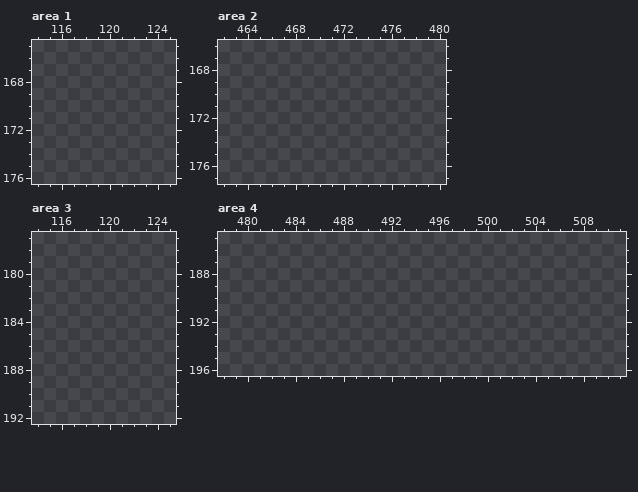
One commit to this pixel-art file: Assets/_Project/art/Sprites/newLowBunker/newLowBunkerElements1.aseprite. Above, as it was before the edit.
512x512 pixels, 1 frame. Pixels under 10% opacity are left out. Colours within 5 levels of each other are drawn and written as one. Shown: area 1: x 114..125, y 165..176; area 2: x 462..480, y 166..177; area 3: x 114..125, y 177..192; area 4: x 478..511, y 185..196. The commit also changed other parts of the picture, which this record leaves out.
New version:
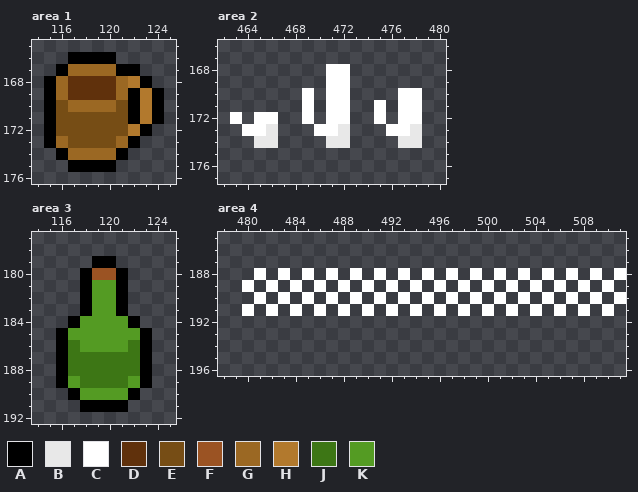
Palette (. is transparent): A #000000  B #e8e8e8  C #ffffff  D #60310c  E #764d15  F #9b5323  G #9b6823  H #b2792d  J #3d7615  K #549b23
The edit:
layer "Layer 11" added
layer "Layer 15" added
--- area 1, layer "Layer 11"
@@ x 114..125 @@
 165 ............
-166 ............
-167 ............
-168 ............
-169 ............
-170 ............
-171 ............
-172 ............
-173 ............
-174 ............
-175 ............
+166 ...AAAA.....
+167 ..AGGGGAA...
+168 .AGDDDDGHA..
+169 .AGDDDDGAHA.
+170 .AEGGGGEAHA.
+171 .AEEEEEEAHA.
+172 .AEEEEEEHA..
+173 .AGEEEEGA...
+174 ..AGGGGA....
+175 ...AAAA.....
 176 ............
--- area 2, layer "Layer 15"
@@ x 462..480 @@
 167 ...................
-168 ...................
-169 ...................
-170 ...................
-171 ...................
-172 ...................
-173 ...................
-174 ...................
+168 .........CC........
+169 .........CC........
+170 .......C.CC....CC..
+171 .......C.CC..C.CC..
+172 .C.CC..C.CC..C.CC..
+173 ..CCB...CCB...CCB..
+174 ...BB....BB....BB..
 175 ...................
--- area 3, layer "Layer 11"
@@ x 114..125 @@
 178 ............
-179 ............
-180 ............
-181 ............
-182 ............
-183 ............
-184 ............
-185 ............
-186 ............
-187 ............
-188 ............
-189 ............
-190 ............
-191 ............
+179 .....AA.....
+180 ....AFFA....
+181 ....AKKA....
+182 ....AKKA....
+183 ....AKKA....
+184 ...AKKKKA...
+185 ..AKKKKKKA..
+186 ..AJKKKKJA..
+187 ..AJJJJJJA..
+188 ..AJJJJJJA..
+189 ..AKJJJJKA..
+190 ...AKKKKA...
+191 ....AAAA....
 192 ............
--- area 4, layer "Layer 15"
@@ x 478..511 @@
 187 ..................................
-188 ..................................
-189 ..................................
-190 ..................................
-191 ..................................
+188 ...C.C.C.C.C.C.C.C.C.C.C.C.C.C.C.C
+189 ..C.C.C.C.C.C.C.C.C.C.C.C.C.C.C.C.
+190 ...C.C.C.C.C.C.C.C.C.C.C.C.C.C.C.C
+191 ..C.C.C.C.C.C.C.C.C.C.C.C.C.C.C.C.
 192 ..................................
Pixel boxes of the changes (left, top, right, bottom) in both pictures:
added: (44, 52, 164, 172)
added: (230, 64, 422, 148)
added: (56, 256, 152, 412)
added: (242, 268, 626, 316)
